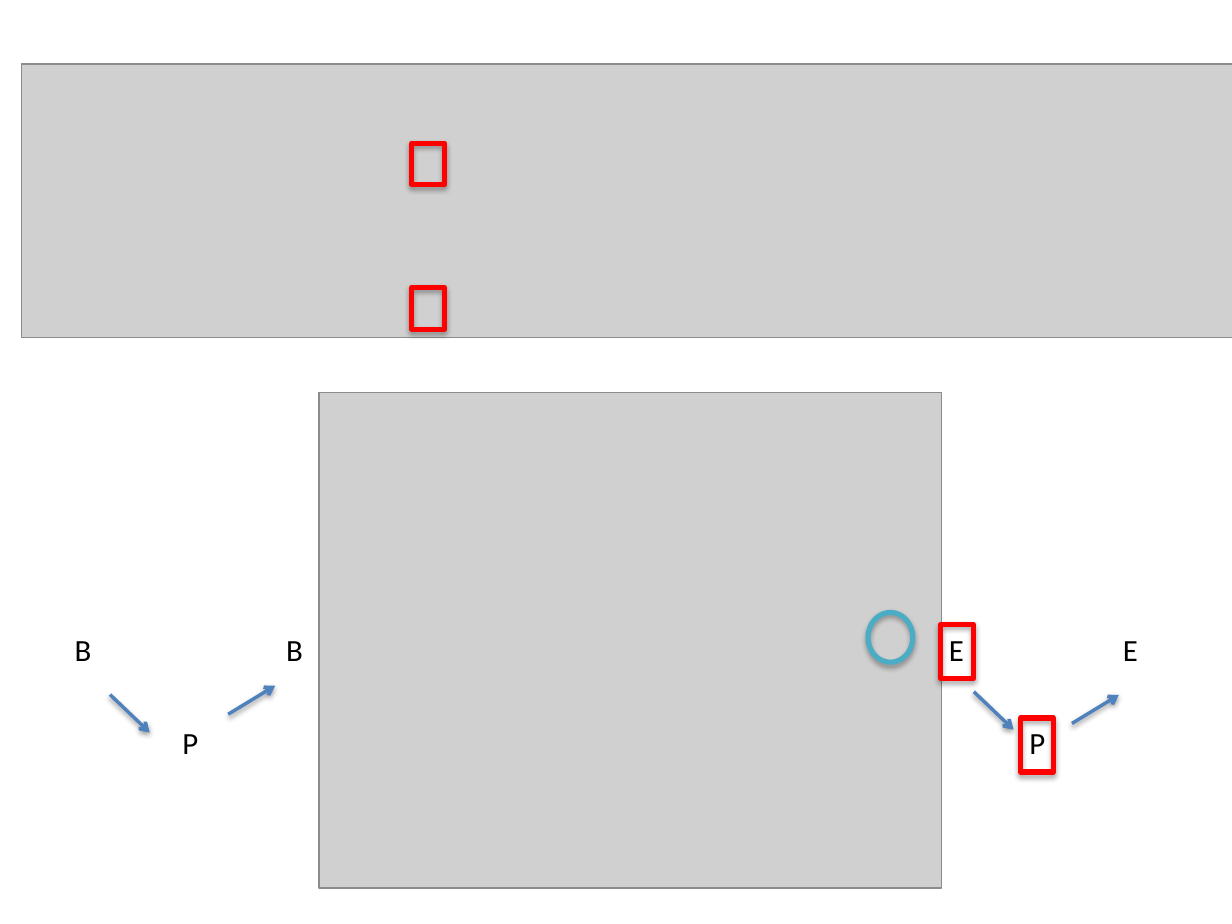
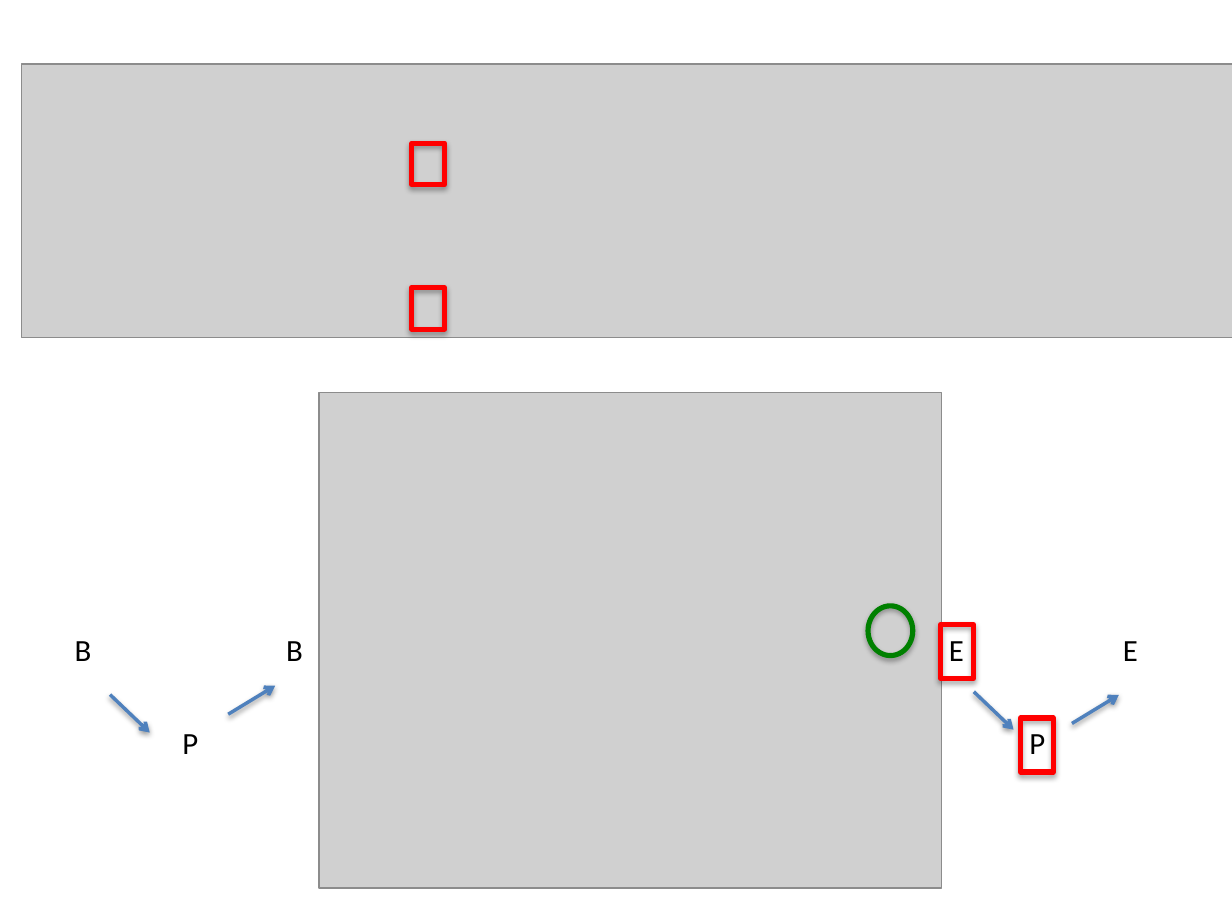
Before and after one commit to BSifringer/ArtificialComposer, a slide deck: slide 19 of slides/proved_learning.pptx. Drawn at 1232x924 pixels with LibreOffice and Linux fonts; fonts in the diff are those of the drawing; grey boxes stand for pictures. Boxes give left, top, right and bottom in pixels: in the first picture for what was removed or moved away, otherwise in the second. Text is boxed around its words. In the diff, an @@ line names an element or a change of style, - is before the commit and + after.

```diff
--- a/slides/proved_learning.pptx
+++ b/slides/proved_learning.pptx
@@ ellipse: place and size @@
-ellipse at bbox=[869, 612, 913, 662]
+ellipse at bbox=[869, 606, 913, 655]
@@ ellipse at bbox=[869, 606, 913, 655]: outline #4BACC6 3 pt to #008000 3 pt @@
```
Also in this commit, not shown: 11 other slides changed, 4 other files.
